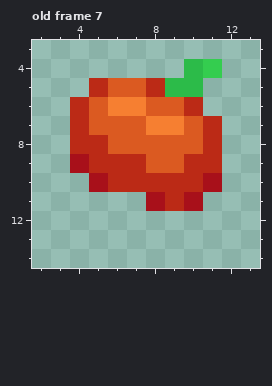
Two versions of one pixel-art file, textures/textures-items.aseprite. The picture above was drawn from the file before the commit.
16x16 pixels, 7 frames. Colours within 5 levels of each other are drawn and written as one. Shown: old frame 7: x 2..13, y 3..14. The commit also changed other frames, which this record leaves out.
After the commit:
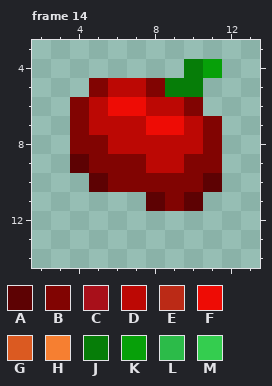
Palette (. is transparent): A #5d0203  B #810402  C #a8101a  D #bc0804  E #bb2a16  F #ee0c05  G #db5a21  H #f67f31  J #067d08  K #07a009  L #2cbb49  M #34cd4f
A new or re-ordered frame is compared with the old frame closest to it.
Difference:
frames 7 -> 19
layer "Layer 2" overlay added
Changed rows in their new state; - is an unchanged pixel.
Frame 14 is new; against old frame 7, layer "Layer 2":
first column x 4:
 4 ------JK
 5 -BDDBJJ-
 6 BDFFDDB-
 7 BDDDFFDB
 8 BBDDDDDB
 9 ABBBDDBB
10 -ABBBBBA
11 ----ABA-
